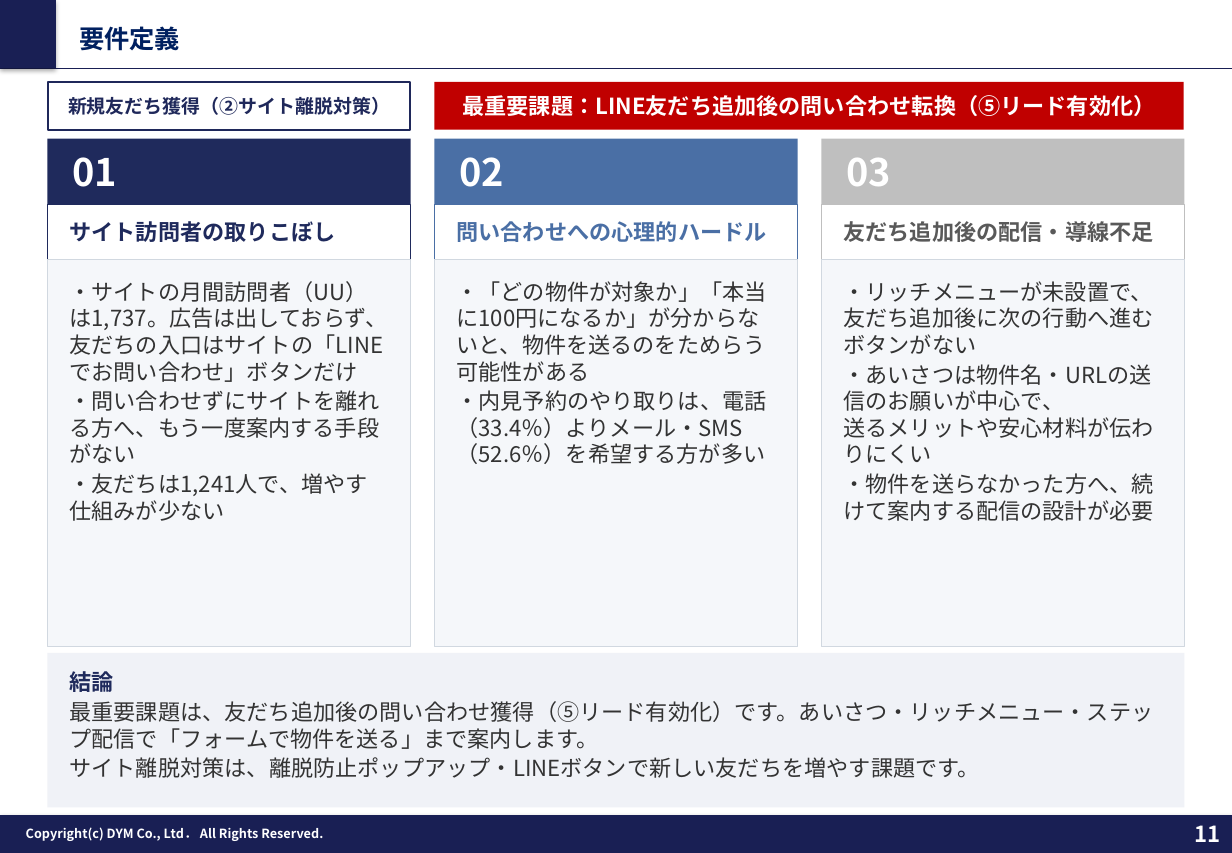
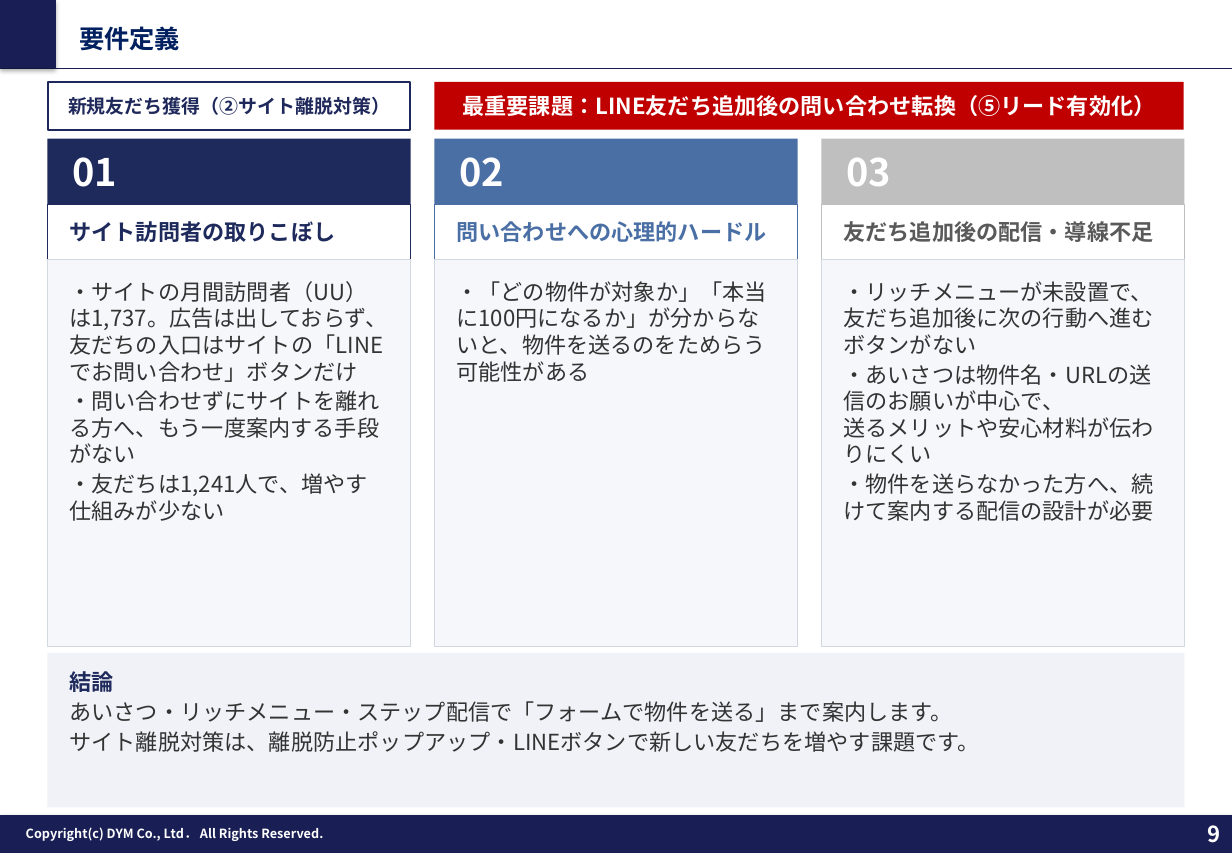
Before and after one commit to tonomura-r-dev/folder, a slide deck: slide 9 of 202610_株式会社あらうち御中_LINE公式アカウント運用のご提案_v9.pptx (slide 11 before the commit). Drawn at 1232x853 pixels with LibreOffice and Linux fonts; fonts in the diff are those of the drawing; background and template pictures are left out. Boxes give left, top, right and bottom in pixels: in the first picture for what was removed or moved away, otherwise in the second. Text is boxed around its words. In the diff, an @@ line names an element or a change of style, - is before the commit and + after.

```diff
--- a/202610_株式会社あらうち御中_LINE公式アカウント運用のご提案_v9.pptx
+++ b/202610_株式会社あらうち御中_LINE公式アカウント運用のご提案_v9.pptx
@@ text in rectangle at (456,390,766,464): paragraph removed @@
-・内見予約のやり取りは、電話（33.4％）よりメール・SMS（52.6％）を希望する方が多い
@@ text in rectangle at (69,701,952,722): text changed @@
-最重要課題は、友だち追加後の問い合わせ獲得（⑤リード有効化）です。あいさつ・リッチメニュー・ステップ配信で「フォームで物件を送る」まで案内します。
+あいさつ・リッチメニュー・ステップ配信で「フォームで物件を送る」まで案内します。
@@ page number at (1208,825,1221,843): text changed @@
-11
+9
```
Also in this commit, not shown: 11 other slides changed, 2 slides removed, 3 other files.
